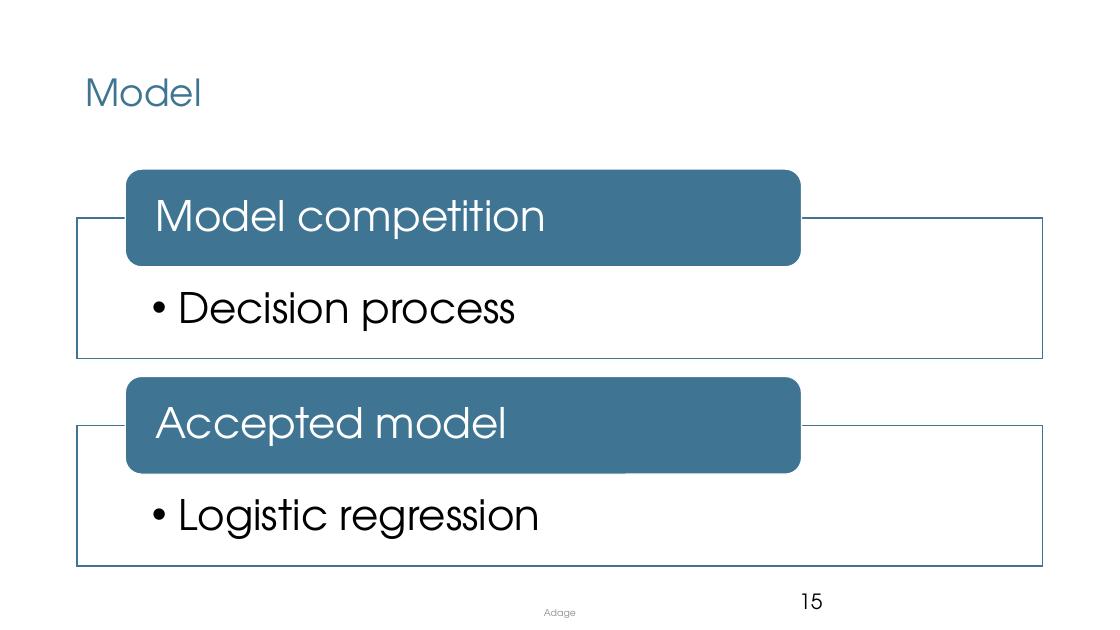
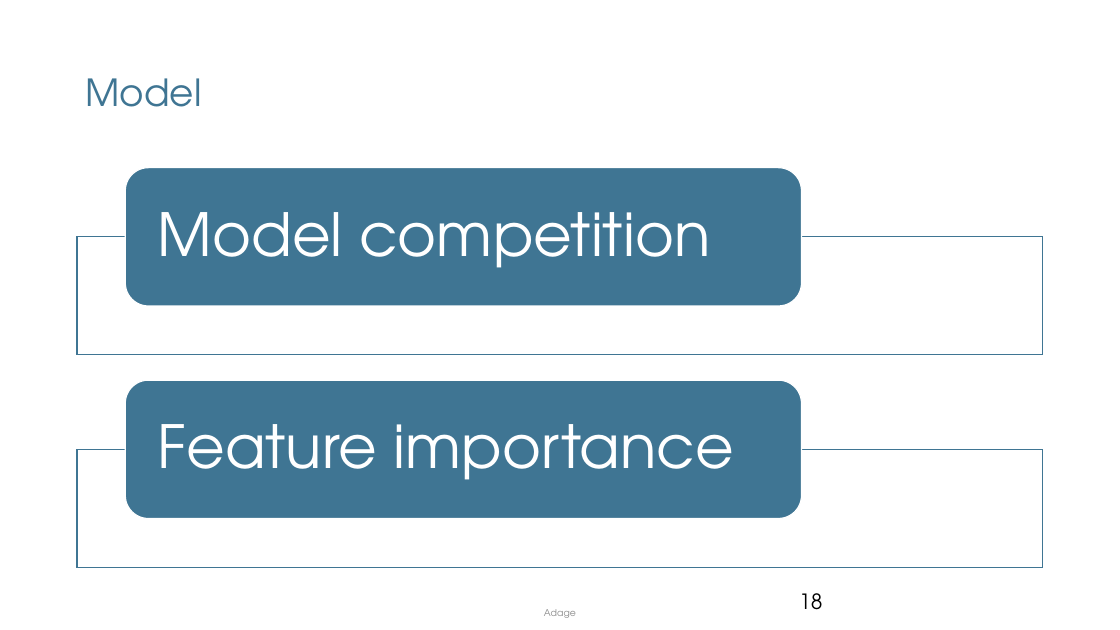
Before and after one commit to mnikolop/case2-IBM-HR, a slide deck: slide 18 of presentations/Deliverable.pptx (slide 15 before the commit). Drawn at 1120x630 pixels with LibreOffice and Linux fonts; fonts in the diff are those of the drawing; background and template pictures are left out. Boxes give left, top, right and bottom in pixels: in the first picture for what was removed or moved away, otherwise in the second. Text is boxed around its words. In the diff, an @@ line names an element or a change of style, - is before the commit and + after.

```diff
--- a/presentations/Deliverable.pptx
+++ b/presentations/Deliverable.pptx
@@ rounded rectangle: place and size @@
-rounded rectangle at box(125, 169, 802, 266)
+rounded rectangle at box(125, 168, 802, 307)
@@ text "Model competition" at box(158, 212, 710, 268): size 36 to 51 pt; more space between paragraphs @@
@@ rectangle: place and size @@
-rectangle at box(77, 218, 1044, 359)
+rectangle at box(77, 237, 1044, 355)
@@ text removed at box(178, 292, 517, 331) @@
-  • Decision process
@@ rounded rectangle: place and size @@
-rounded rectangle at box(125, 376, 802, 474)
+rounded rectangle at box(125, 381, 802, 519)
@@ text removed at box(156, 407, 507, 446) @@
-Accepted model
@@ text added at box(158, 424, 733, 480), 51 pt, text #FFFFFF @@
+Feature importance
@@ rectangle: place and size @@
-rectangle at box(77, 425, 1044, 565)
+rectangle at box(77, 450, 1044, 568)
@@ text removed at box(178, 499, 540, 539) @@
-  • Logistic regression
@@ page number at box(799, 593, 822, 610): text changed @@
-15
+18
```
Also in this commit, not shown: 4 other slides changed, 9 slides added, 6 slides removed, 17 other files.
